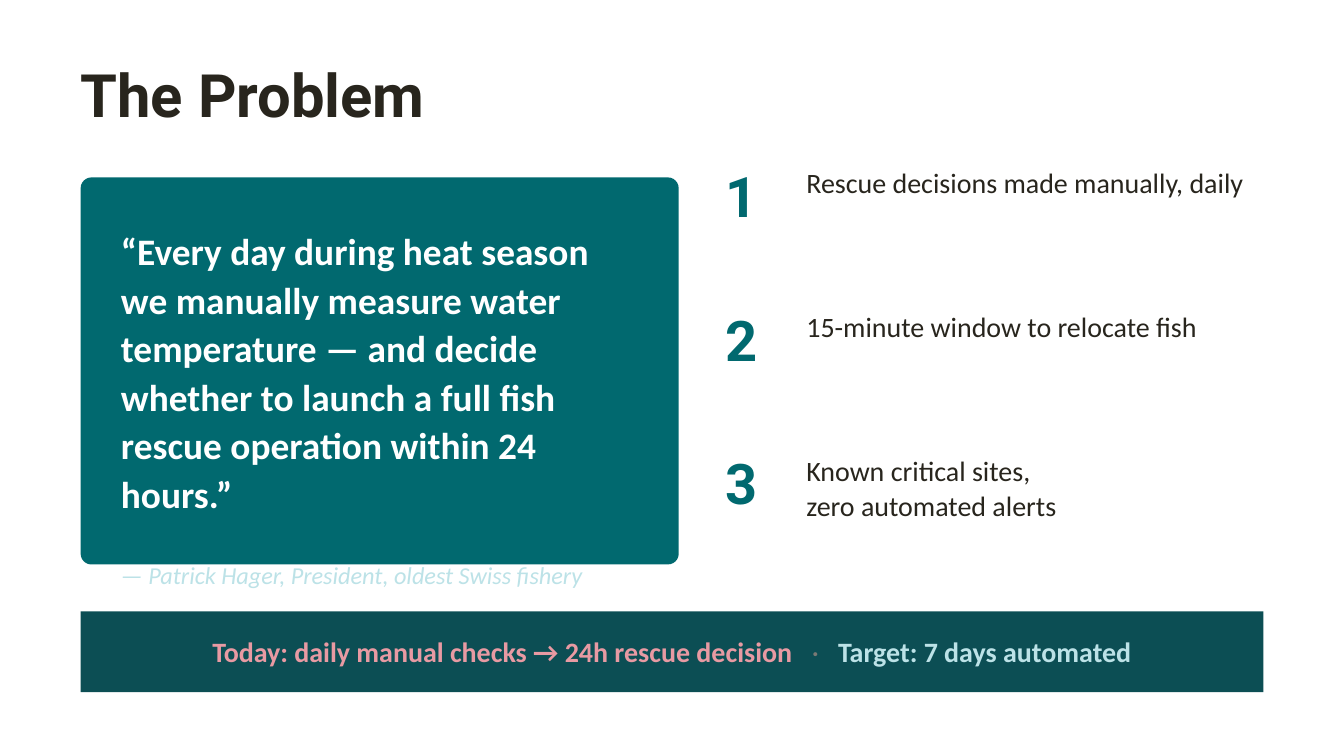
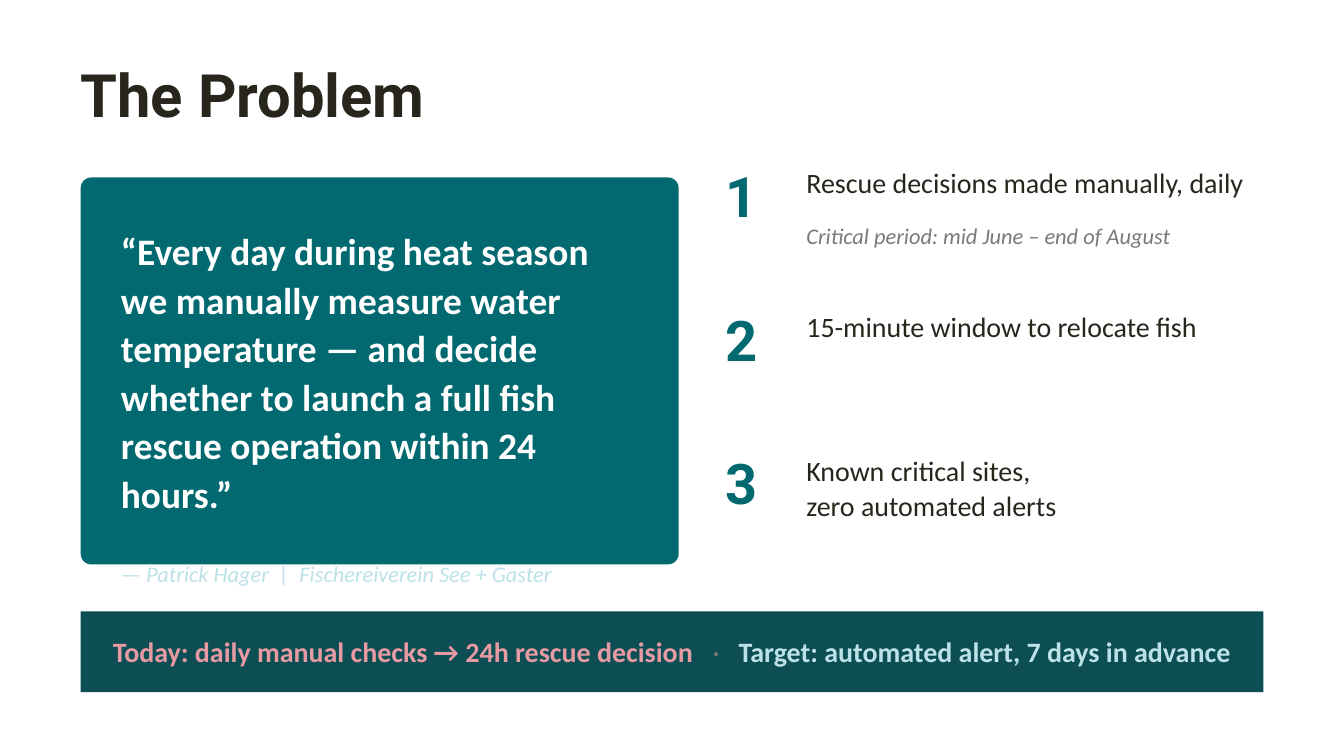
Before and after one commit to polar-bear-after-lunch/AareML, a slide deck: slide 2 of AareML_Sandbox_Pitch.pptx. Drawn at 1344x756 pixels with LibreOffice and Linux fonts; fonts in the diff are those of the drawing. Boxes give left, top, right and bottom in pixels: in the first picture for what was removed or moved away, otherwise in the second. Text is boxed around its words. In the diff, an @@ line names an element or a change of style, - is before the commit and + after.

```diff
--- a/AareML_Sandbox_Pitch.pptx
+++ b/AareML_Sandbox_Pitch.pptx
@@ text added at (x1=806, y1=228, x2=1170, y2=248), 12 pt, text #7A7974, italic @@
+Critical period: mid June – end of August
@@ text at (x1=146, y1=563, x2=552, y2=586): text changed; size 13 to 12 pt @@
-— Patrick Hager, President, oldest Swiss fishery
+— Patrick Hager | Fischereiverein See + Gaster
@@ text at (x1=113, y1=642, x2=1230, y2=667): text changed @@
-Today: daily manual checks → 24h rescue decision · Target: 7 days automated
+Today: daily manual checks → 24h rescue decision · Target: automated alert, 7 days in advance
```
Also in this commit, not shown: 4 other slides changed, 1 other file.
